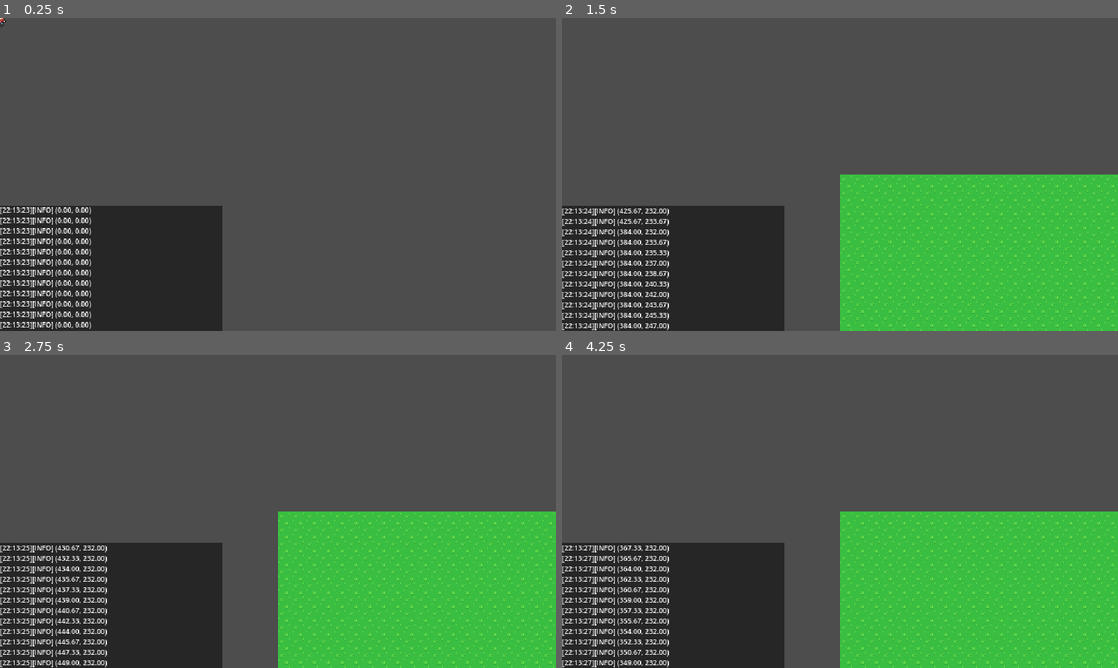
Above: before the commit, frames 1-4 (two rows, left to right).
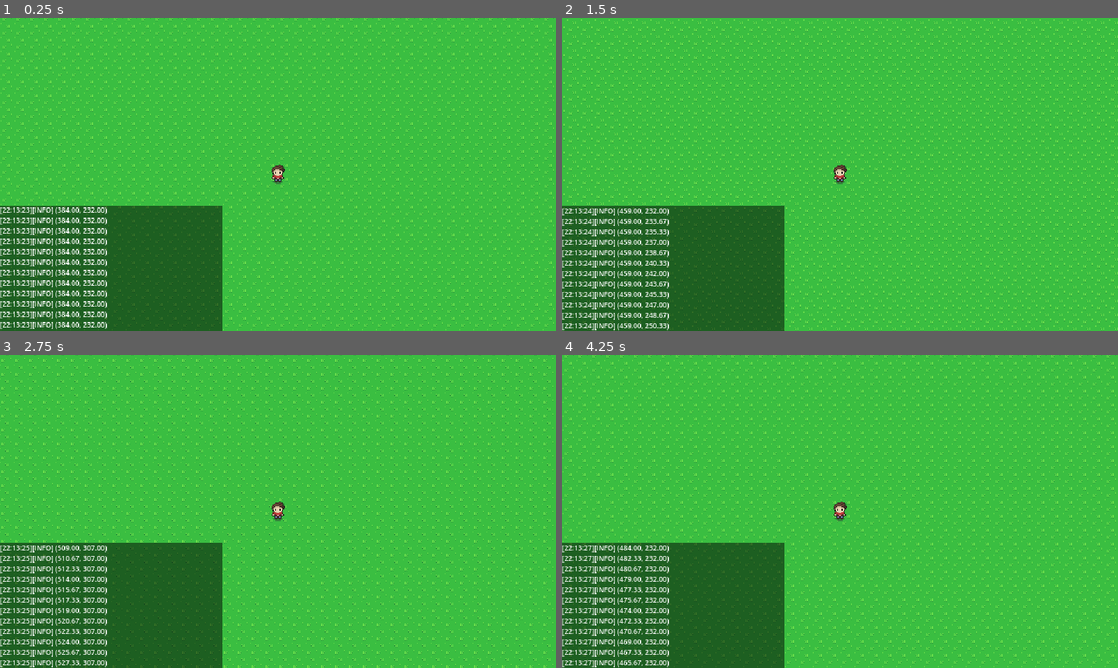
Above: after the commit, the same moments.

Repository: Dinastia-Harzu/un-breve-paseo-por-las-afueras-de-pulkilastia
Game: Godot game, scene res://src/scenes/main.tscn
Same seed, same stepped clock (60 frames per second), same inputs: the game is played once before the commit and once after it.
Inputs:
- Up to frame 1 (0.25 s): no input
- Up to frame 2 (1.5 s): tap Enter (ui_accept) at 0.5, 0.77 s; hold D (move_right) 0.53-1.28 s; hold S (move_down) from 1.28 s (still down)
- Up to frame 3 (2.75 s): tap Enter (ui_accept) at 1.52 s; release S (move_down) at 2.03 s; hold D (move_right) from 2.03 s (still down)
- Up to frame 4 (4.25 s): release D (move_right) at 2.78 s; hold W (move_up) 2.78-3.53 s; tap Enter (ui_accept) at 3.02, 3.77 s; hold A (move_left) from 3.53 s (still down)

The runs differ from the first frame. In frame 1, 99% of the frame differs, in the area x 0-100%, y 0-100%; in frame 2, 78%; in frame 3, 79%; in frame 4, 78%.

Commit message:
Arreglar error

Diff:
--- a/src/scripts/main.gd
+++ b/src/scripts/main.gd
@@ -21,12 +21,12 @@
 
 func _ready() -> void:
 	_init_player()
+	load_level(TEST_LEVEL)
 
 
 func _unhandled_key_input(event: InputEvent) -> void:
 	if event.is_action_pressed(InputActions.DEBUG_QUIT):
 		Globals.quit_game()
-	load_level(TEST_LEVEL)
 
 
 func load_level(level_scene_uid: String) -> void:
